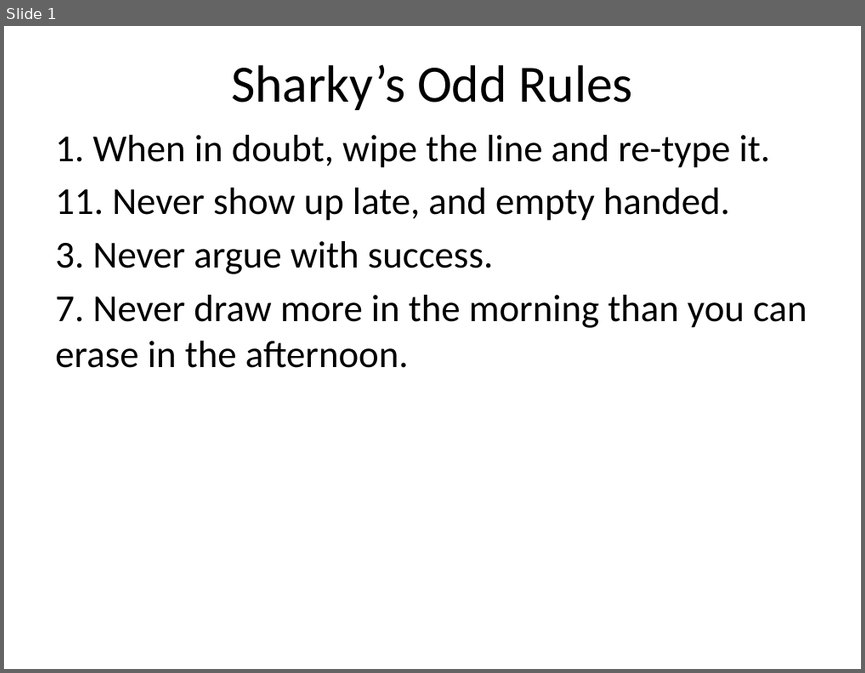
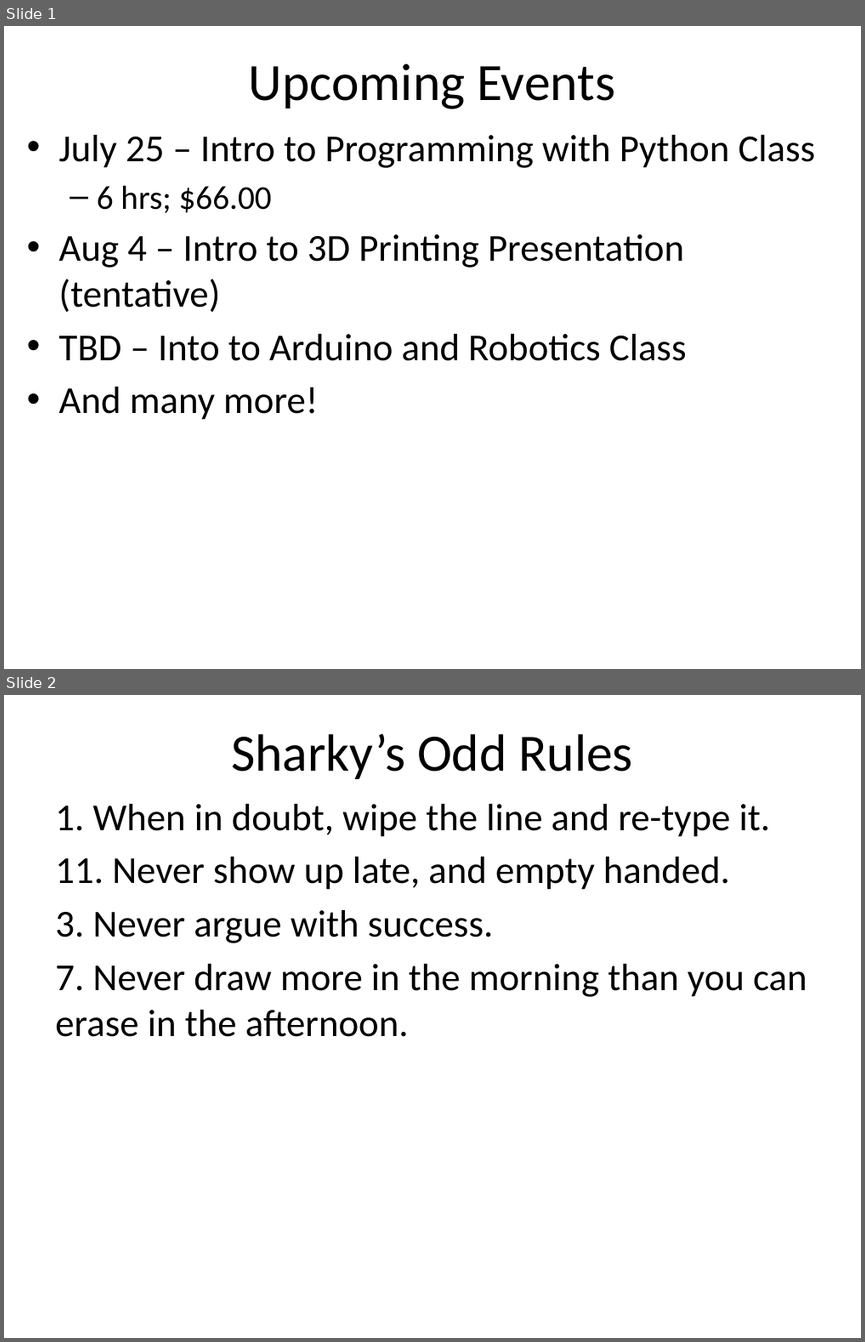
Before and after one commit to dykebert/GDI_Database_Training, a slide deck: Introduction to Databases and SQL.pptx. Shown one above the other, each under a label of ours: slide 1 before the commit, slides 1 and 2 after it. The pictures are 865x673 and 865x1342 pixels, drawn with LibreOffice and Linux fonts; fonts in the diff are those of the drawing. Boxes give left, top, right and bottom in pixels: in the first picture for what was removed or moved away, otherwise in the second. Text is boxed around its words. In the diff, an @@ line names an element or a change of style, - is before the commit and + after.

Commit message:
July 2015
fixed typos.  Added pdf

```diff
--- a/Introduction to Databases and SQL.pptx
+++ b/Introduction to Databases and SQL.pptx
@@ slide 1 added at [4, 26, 861, 669], background #FFFFFF @@
@@ title added at [249, 63, 615, 109], 44 pt, text #000000 @@
+Upcoming Events
@@ text added at [59, 135, 816, 420], 32 pt, text #000000 @@
+• July 25 – Intro to Programming with Python Class
+  – 6 hrs; $66.00
+• Aug 4 – Intro to 3D Printing Presentation (tentative)
+• TBD – Into to Arduino and Robotics Class
+• And many more!
@@ what was slide 1 is now slide 2 @@
```
Also in this commit, not shown: 14 slides changed, 1 slide removed, 1 other file.
